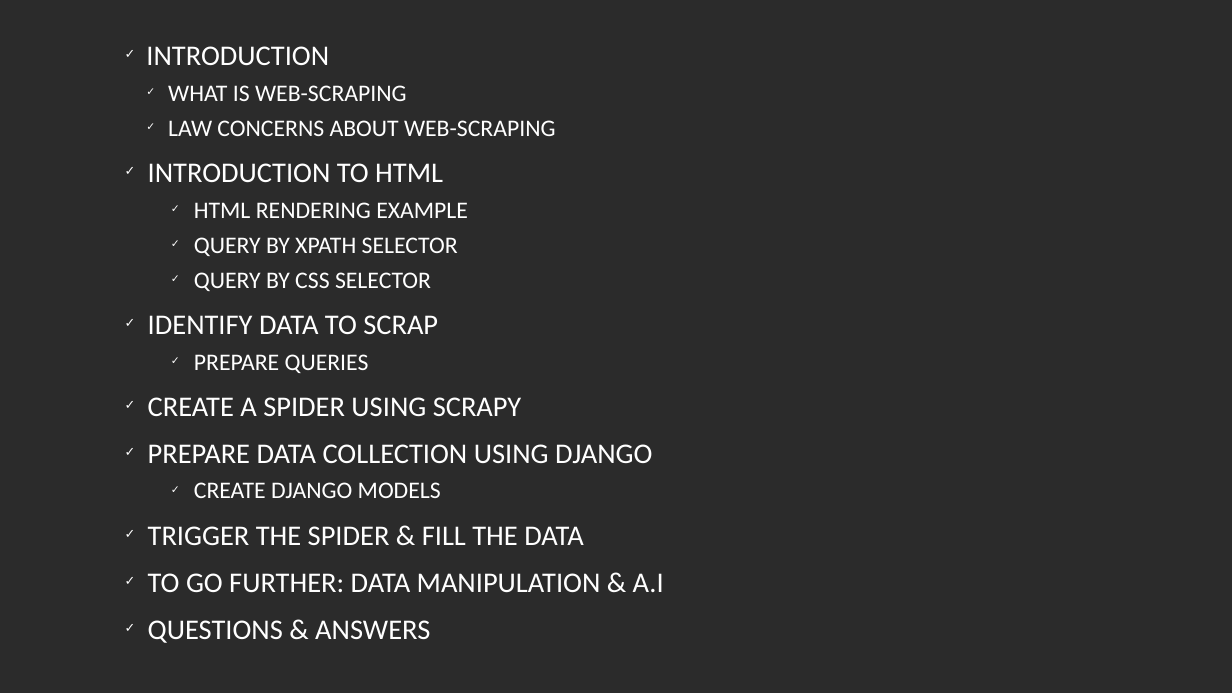
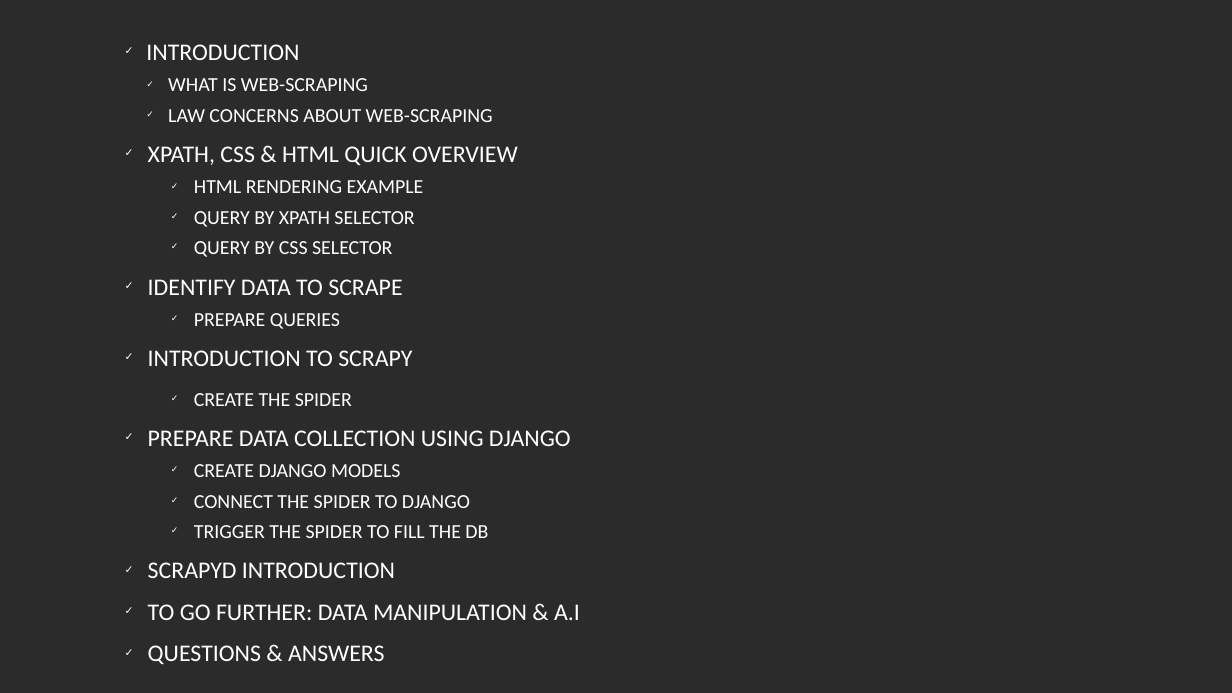
Before and after one commit to nam4dev/web_scraping_presentation, a slide deck: slide 2 of presentation/webscrapping_presentation.odp. Drawn at 1232x693 pixels with LibreOffice and Linux fonts; fonts in the diff are those of the drawing; background and template pictures are left out; a plain dark background stands for a picture behind light text. Boxes give left, top, right and bottom in pixels: in the first picture for what was removed or moved away, otherwise in the second. Text is boxed around its words. In the diff, an @@ line names an element or a change of style, - is before the commit and + after.

Commit message:
[Pymug] Add Scrapyd feature

```diff
--- a/presentation/webscrapping_presentation.odp
+++ b/presentation/webscrapping_presentation.odp
@@ text at (x1=146, y1=44, x2=580, y2=664): size 22.2 to 18.6 pt in "INTRODUCTION", "PREPARE DATA COLLECTION USING DJANGO", "TO GO FURTHER: DATA MANIPULATION & A.I", "QUESTIONS & ANSWERS"; size 18.5 to 15.5 pt in "WHAT IS WEB-SCRAPING", "LAW CONCERNS ABOUT WEB-SCRAPING", "HTML RENDERING EXAMPLE", "QUERY BY XPATH SELECTOR" and 3 more places @@
@@ text at (x1=148, y1=146, x2=518, y2=165): text changed; size 22.2 to 18.6 pt @@
-✓ INTRODUCTION TO HTML
+✓ XPATH, CSS & HTML QUICK OVERVIEW
@@ text at (x1=148, y1=279, x2=402, y2=295): text changed; size 22.2 to 18.6 pt @@
-✓ IDENTIFY DATA TO SCRAP
+✓ IDENTIFY DATA TO SCRAPE
@@ text at (x1=148, y1=350, x2=412, y2=406): text changed; size 22.2 to 18.6 pt @@
-✓ CREATE A SPIDER USING SCRAPY
+✓ INTRODUCTION TO SCRAPY
+  ✓ CREATE THE SPIDER
@@ text at (x1=148, y1=495, x2=488, y2=578): text changed; size 22.2 to 15.5 pt @@
-✓ TRIGGER THE SPIDER & FILL THE DATA
+  ✓ CONNECT THE SPIDER TO DJANGO
+  ✓ TRIGGER THE SPIDER TO FILL THE DB
+✓ SCRAPYD INTRODUCTION
```
Also in this commit, not shown: 9 other slides changed, 3 slides added, 13 other files.
